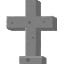
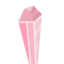
Layers edited between the first and the second 64px x 64px image:
added layer "6" (60%) above "8" over [left=6, top=0, right=57, bottom=64]
hid group "TombStone (4)" (28 layers) over [left=6, top=0, right=57, bottom=64]
